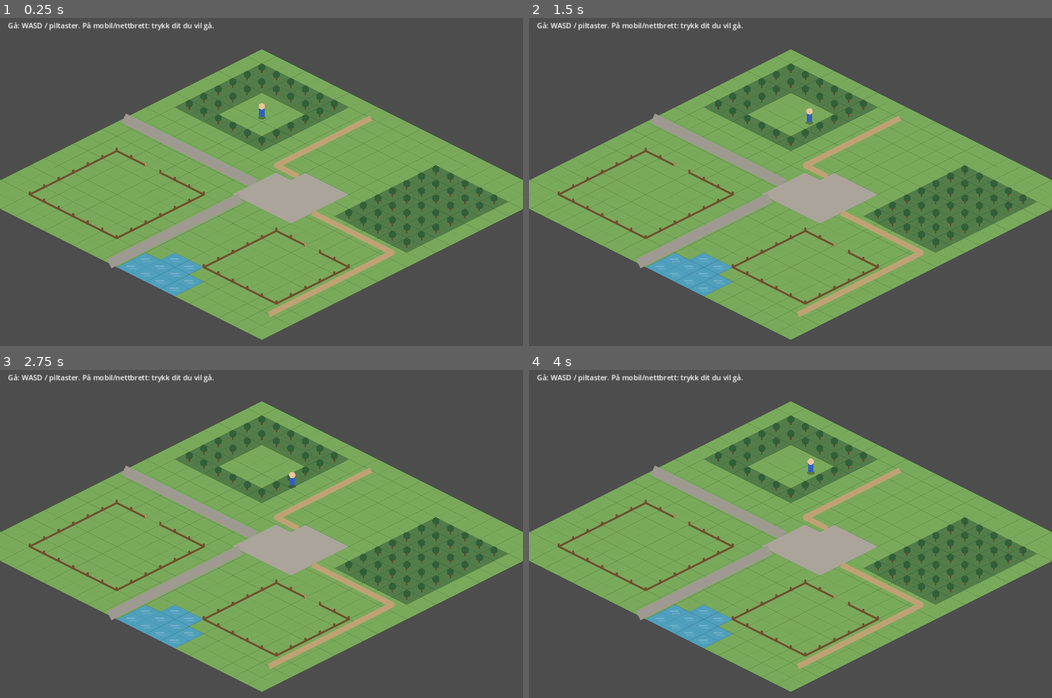
Above: before the commit, frames 1-4 (two rows, left to right).
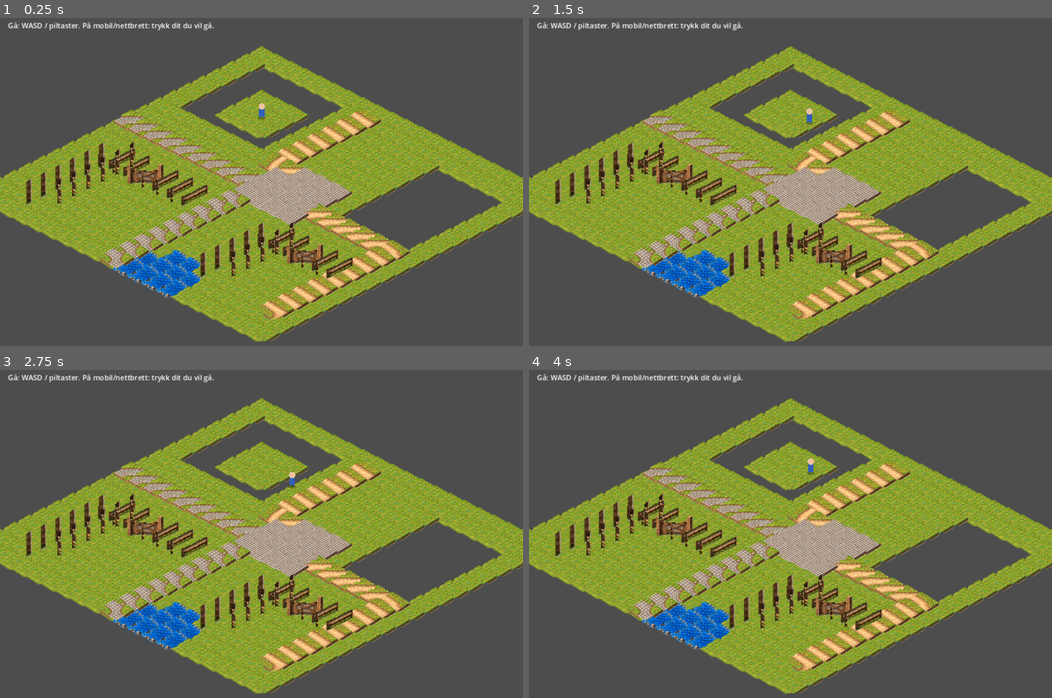
Above: after the commit, the same moments.

Repository: hkolberg/lille-gaardsliv
Game: Godot game, scene res://main.tscn
Two runs of this game, one before a commit and one after it. Both use one fixed random seed, a clock stepped at 60 frames per second and the inputs below.
Inputs (mouse positions are in pixels of both pictures, inside the frame that each line leads up to):
- Up to frame 1 (0.25 s): no input
- Up to frame 2 (1.5 s): tap Enter at 0.5 s; move the mouse to (905, 175) at 0.52 s; hold D (move_right) 0.53-1.28 s; click (905, 175) at 0.67 s; move the mouse to (685, 208) at 1.27 s; hold S (move_down) from 1.28 s (still down)
- Up to frame 3 (2.75 s): tap Space at 2 s; move the mouse to (313, 468) at 2.02 s; release S (move_down) at 2.03 s; hold D (move_right) from 2.03 s (still down)
- Up to frame 4 (4 s): move the mouse to (764, 612) at 2.77 s; release D (move_right) at 2.78 s; hold W (move_up) 2.78-3.53 s; click (764, 612) at 2.92 s; tap Enter at 3.5 s; move the mouse to (947, 596) at 3.52 s; hold A (move_left) from 3.53 s (still down)

The runs differ from the first frame. In frame 1, 49% of the frame differs, in the area x 0-100%, y 8-99%; in frame 2, 49%; in frame 3, 49%; in frame 4, 49%.

Commit message:
Render example world with Gårdsspillet v1 assets

Diff:
--- a/godot/main.gd
+++ b/godot/main.gd
@@ -8,10 +8,13 @@
 const TILE_H := 32.0
 const ORIGIN := Vector2(576, 70)
 const WALK_SPEED := 110.0
+const ASSET_ROOT := "res://gaardsliv_assets_v1/"
+const TILE_TEXTURE_ORIGIN := Vector2(48.0, 52.0)
 
 enum Dir { N = 1, E = 2, S = 4, W = 8 }
 
 var tiles: Array = []
+var asset_textures: Dictionary = {}
 var fences: Dictionary = {}
 var player_grid := Vector2(4.5, 4.5)
 var player_screen := Vector2.ZERO
@@ -20,6 +23,7 @@
 
 func _ready() -> void:
 	_setup_input()
+	_load_asset_textures()
 	_build_world()
 	player_screen = _iso_f(player_grid.x, player_grid.y)
 	queue_redraw()
@@ -41,6 +45,26 @@
 	var e := InputEventKey.new()
 	e.physical_keycode = key
 	InputMap.action_add_event(action, e)
+
+func _load_asset_textures() -> void:
+	asset_textures = {
+		"grass": load(ASSET_ROOT + "terrain/terrain_grass.png"),
+		"forest": load(ASSET_ROOT + "terrain/terrain_forest_deciduous.png"),
+		"water": load(ASSET_ROOT + "terrain/terrain_water.png"),
+		"plaza_cobble": load(ASSET_ROOT + "plazas/plaza_cobble.png"),
+		"fence_n": load(ASSET_ROOT + "fences/fence_n.png"),
+		"fence_e": load(ASSET_ROOT + "fences/fence_e.png"),
+		"fence_s": load(ASSET_ROOT + "fences/fence_s.png"),
+		"fence_w": load(ASSET_ROOT + "fences/fence_w.png"),
+		"gate_n": load(ASSET_ROOT + "gates/gate_wood_n.png"),
+		"gate_e": load(ASSET_ROOT + "gates/gate_wood_e.png")
+	}
+	for prefix in ["cobble", "gravel"]:
+		var folder := "cobblestone" if prefix == "cobble" else "gravel"
+		for suffix in ["ns", "ew", "ne", "nw", "se", "sw", "t_n", "t_e", "t_s", "t_w", "cross"]:
+			asset_textures["road_%s_%s" % [prefix, suffix]] = load(
+				ASSET_ROOT + "roads/%s/road_%s_%s.png" % [folder, prefix, suffix]
+			)
 
 func _build_world() -> void:
 	tiles.clear()
@@ -255,44 +279,69 @@
 	return false
 
 func _draw() -> void:
+	# Ground layer.
 	for y in GRID_H:
 		for x in GRID_W:
 			_draw_tile(x, y, tiles[y][x])
-	# Draw paths after every ground tile, so adjacent tiles cannot cover them.
+	# Road/plaza overlays.
 	for y in GRID_H:
 		for x in GRID_W:
 			if tiles[y][x].category == "road":
 				_draw_road(x, y, tiles[y][x])
+	# Edge overlays.
 	_draw_all_fences()
 	_draw_player()
 	_draw_ui()
 
+func _draw_asset(texture: Texture2D, tile_center: Vector2) -> void:
+	if texture != null:
+		draw_texture(texture, tile_center - TILE_TEXTURE_ORIGIN)
+
 func _draw_tile(x: int, y: int, tile: Dictionary) -> void:
 	var c := _iso(x, y)
-	var diamond := PackedVector2Array([
-		c + Vector2(0, -TILE_H * 0.5), c + Vector2(TILE_W * 0.5, 0),
-		c + Vector2(0, TILE_H * 0.5), c + Vector2(-TILE_W * 0.5, 0)
-	])
-	var base := Color("#79aa5b")
-	if tile.category == "forest": base = Color("#527d49")
-	elif tile.category == "water": base = Color("#4f9fbd")
-	draw_colored_polygon(diamond, base)
-	draw_polyline(PackedVector2Array([diamond[0], diamond[1], diamond[2], diamond[3], diamond[0]]), Color(0,0,0,0.10), 1.0)
+	var texture: Texture2D = asset_textures.get("grass")
 	if tile.category == "forest":
-		draw_circle(c + Vector2(0,-8), 8, Color("#315f38"))
-		draw_line(c + Vector2(0,-2), c + Vector2(0,5), Color("#64462d"), 3)
+		texture = asset_textures.get("forest")
 	elif tile.category == "water":
-		draw_line(c + Vector2(-10,-2), c + Vector2(8,-2), Color(1,1,1,0.22), 1.5, true)
-		draw_line(c + Vector2(-5,3), c + Vector2(11,3), Color(1,1,1,0.14), 1.0, true)
+		texture = asset_textures.get("water")
+	_draw_asset(texture, c)
+
+	# Fallback marker only if a texture failed to load.
+	if texture == null:
+		var diamond := PackedVector2Array([
+			c + Vector2(0, -TILE_H * 0.5), c + Vector2(TILE_W * 0.5, 0),
+			c + Vector2(0, TILE_H * 0.5), c + Vector2(-TILE_W * 0.5, 0)
+		])
+		draw_colored_polygon(diamond, Color("#79aa5b"))
+
+func _road_suffix(mask: int) -> String:
+	match mask:
+		Dir.N | Dir.S: return "ns"
+		Dir.E | Dir.W: return "ew"
+		Dir.N | Dir.E: return "ne"
+		Dir.N | Dir.W: return "nw"
+		Dir.S | Dir.E: return "se"
+		Dir.S | Dir.W: return "sw"
+		Dir.N | Dir.E | Dir.W: return "t_n"
+		Dir.N | Dir.E | Dir.S: return "t_e"
+		Dir.E | Dir.S | Dir.W: return "t_s"
+		Dir.N | Dir.S | Dir.W: return "t_w"
+		Dir.N | Dir.E | Dir.S | Dir.W: return "cross"
+	return ""
 
 func _draw_road(x: int, y: int, tile: Dictionary) -> void:
 	var c := _iso(x, y)
 	if tile.surface == "cobblestone_square":
-		draw_colored_polygon(PackedVector2Array([
-			_iso_f(x, y), _iso_f(x + 1, y),
-			_iso_f(x + 1, y + 1), _iso_f(x, y + 1)
-		]), Color("#aaa49a"))
-	else:
+		_draw_asset(asset_textures.get("plaza_cobble"), c)
+		return
+
+	var suffix := _road_suffix(tile.connections)
+	var prefix := "gravel" if tile.surface == "gravel" else "cobble"
+	var texture: Texture2D = asset_textures.get("road_%s_%s" % [prefix, suffix])
+	_draw_asset(texture, c)
+
+	# Procedural fallback if a connection variant is missing.
+	if texture == null:
 		var width := 11.0 if tile.surface == "gravel" else 21.0
 		var col := Color("#c0a174") if tile.surface == "gravel" else Color("#9f9a91")
 		_draw_connections(c, tile.connections, width, col)
@@ -313,22 +362,49 @@
 func _draw_all_fences() -> void:
 	for key in fences:
 		var parts: PackedStringArray = key.split(",")
-		var x := int(parts[0]); var y := int(parts[1]); var edge := int(parts[2])
-		# The same integer grid edges used by floor() in collision checks.
-		var a := Vector2.ZERO
-		var b := Vector2.ZERO
-		match edge:
-			Dir.N: a = _iso_f(x, y); b = _iso_f(x + 1, y)
-			Dir.E: a = _iso_f(x + 1, y); b = _iso_f(x + 1, y + 1)
-			Dir.S: a = _iso_f(x, y + 1); b = _iso_f(x + 1, y + 1)
-			Dir.W: a = _iso_f(x, y); b = _iso_f(x, y + 1)
-		# A gate is an entirely open edge, matching its collision rule.
-		# End posts mark the entrance without drawing a barrier across it.
-		if not fences[key].gate:
-			draw_line(a, b, Color("#704d2b"), 3, true)
-		var post_color := Color("#ba925f") if fences[key].gate else Color("#704d2b")
-		draw_line(a, a + Vector2(0, -6), post_color, 3, true)
-		draw_line(b, b + Vector2(0, -6), post_color, 3, true)
+		var x := int(parts[0])
+		var y := int(parts[1])
+		var edge := int(parts[2])
+		var gate := bool(fences[key].gate)
+		var draw_x := x
+		var draw_y := y
+		var texture_key := ""
+
+		# Gate art exists for N and E. S/W are the same physical boundary
+		# rendered from the neighboring tile's N/E overlay.
+		if gate:
+			match edge:
+				Dir.N:
+					texture_key = "gate_n"
+				Dir.E:
+					texture_key = "gate_e"
+				Dir.S:
+					draw_y += 1
+					texture_key = "gate_n"
+				Dir.W:
+					draw_x -= 1
+					texture_key = "gate_e"
+		else:
+			match edge:
+				Dir.N: texture_key = "fence_n"
+				Dir.E: texture_key = "fence_e"
+				Dir.S: texture_key = "fence_s"
+				Dir.W: texture_key = "fence_w"
+
+		var texture: Texture2D = asset_textures.get(texture_key)
+		_draw_asset(texture, _iso(draw_x, draw_y))
+
+		# Procedural fallback if an overlay texture is unavailable.
+		if texture == null:
+			var a := Vector2.ZERO
+			var b := Vector2.ZERO
+			match edge:
+				Dir.N: a = _iso_f(x, y); b = _iso_f(x + 1, y)
+				Dir.E: a = _iso_f(x + 1, y); b = _iso_f(x + 1, y + 1)
+				Dir.S: a = _iso_f(x, y + 1); b = _iso_f(x + 1, y + 1)
+				Dir.W: a = _iso_f(x, y); b = _iso_f(x, y + 1)
+			if not gate:
+				draw_line(a, b, Color("#704d2b"), 3, true)
 
 func _draw_player() -> void:
 	draw_ellipse(player_screen + Vector2(0,7), Vector2(9,4), Color(0,0,0,.28))
